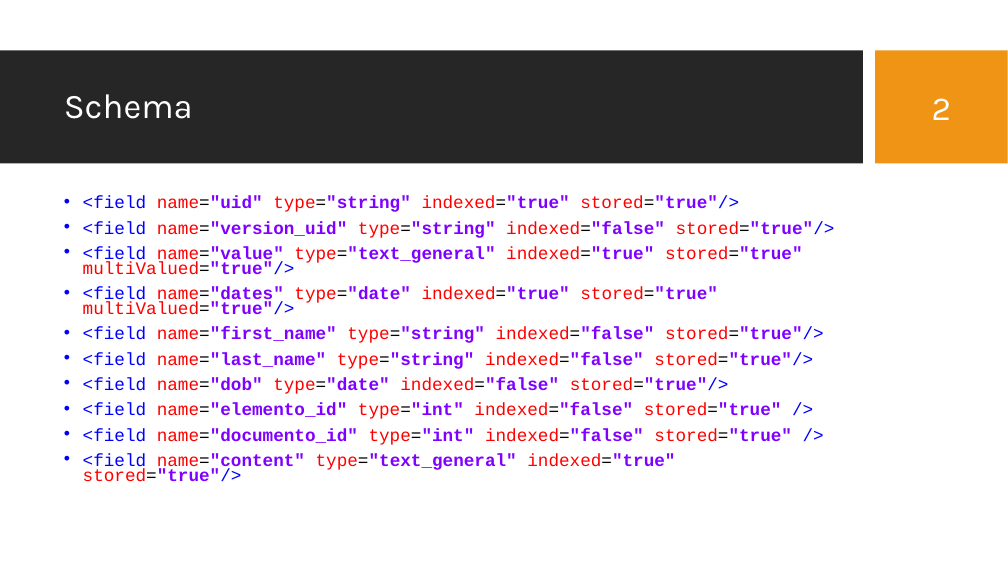
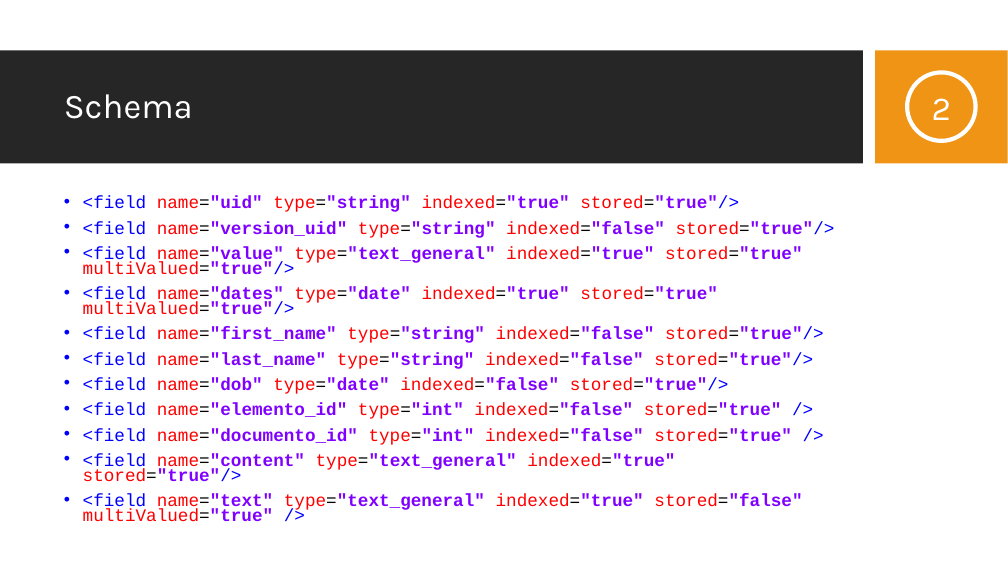
Before and after one commit to JDSBCC/Indexacao-de-Documentos-Clinicos, a slide deck: slide 16 of Dissertacao/4. Defesa da dissertação.pptx (slide 14 before the commit). Drawn at 1008x567 pixels with LibreOffice and Linux fonts; fonts in the diff are those of the drawing; background and template pictures are left out. Boxes give left, top, right and bottom in pixels: in the first picture for what was removed or moved away, otherwise in the second. Text is boxed around its words. In the diff, an @@ line names an element or a change of style, - is before the commit and + after.

```diff
--- a/Dissertacao/4. Defesa da dissertação.pptx
+++ b/Dissertacao/4. Defesa da dissertação.pptx
@@ ellipse added at (x1=907, y1=73, x2=976, y2=141), outline #FFFFFF 4 pt @@
@@ text at (x1=83, y1=494, x2=802, y2=522): paragraph added @@
+• <field name="text" type="text_general" indexed="true" stored="false" multiValued="true" />
```
Also in this commit, not shown: 11 other slides changed, 5 slides added, 1 slide removed, 7 other files.
